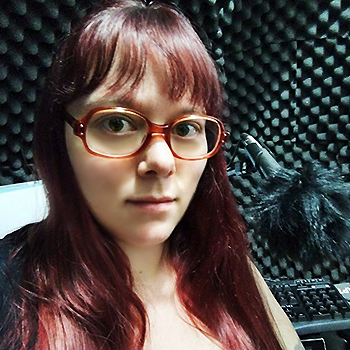
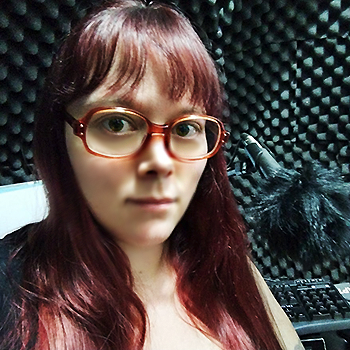
Comparing the layer stacks of the two 350 x 350 images. Changes:
added layer "Layer 2 copy 3" above "Layer 2 copy 2" over box(111, 122, 211, 243)
hid "Layer 2 copy 2" over box(111, 122, 211, 243)
